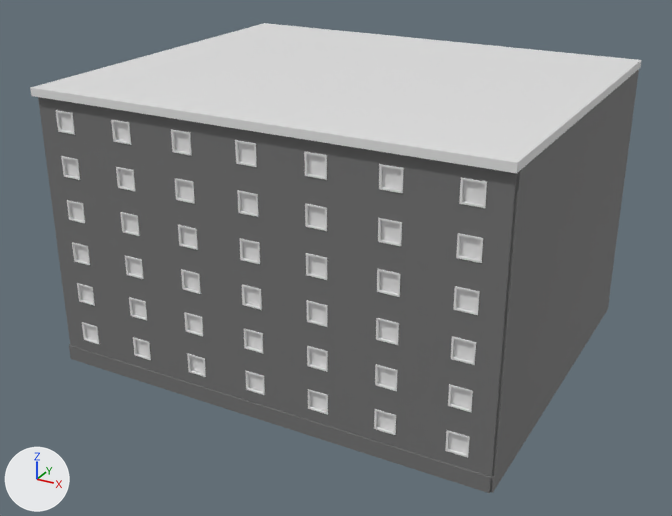
Two versions of the FBX model OSB3D/Assets/Prefabs/Import/Buildings/BR30_F06_01.fbx, one commit apart.
Both versions are drawn from a 50 mm camera at (19.7, -11.9, 31.4) aimed at (-7.9, 38.3, 6.3). Every picture has the same lights, and +X, +Y and +Z are marked at lower left. Where no turn or scale is listed for an object, it has been applied to the vertices.

The first picture shows 'BR30_F06_01'.
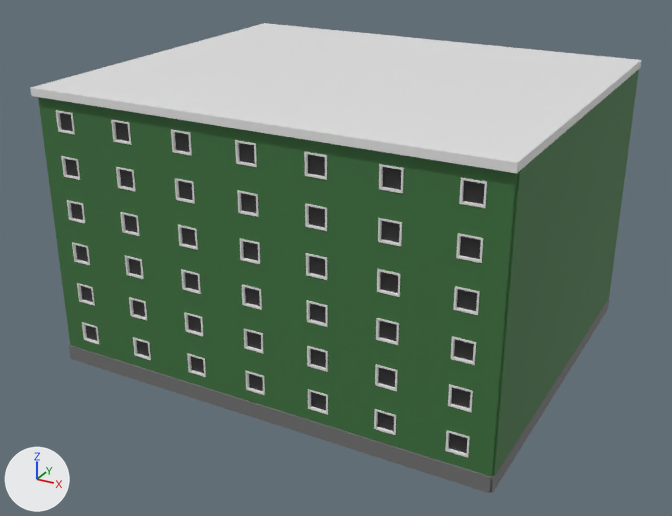
Boxes [x1, y1, x2, y2] around the edits, measured in the pictures (672 x 516 px):
'BR30_F06_01', recoloured (grey to green): [36, 68, 640, 479] in both

The change, as a diff of the scene's bpy script:
```diff
--- a/OSB3D/Assets/Prefabs/Import/Buildings/BR30_F06_01.fbx.py
+++ b/OSB3D/Assets/Prefabs/Import/Buildings/BR30_F06_01.fbx.py
@@ mat_facade_003 @@
 mat_facade_003 = principled_material('Facade.003')
-mat_facade_003.base_color = (0.168, 0.168, 0.168)  # grey #727272
+mat_facade_003.base_color = (0.0463, 0.168, 0.0476)  # dark green #3d723e
 mat_facade_003.roughness = 0.701
@@ mat_windowglass_003 @@
 mat_windowglass_003 = principled_material('WindowGlass.003')
-mat_windowglass_003.base_color = (0.8, 0.8, 0.8)  # white #e7e7e7
+mat_windowglass_003.base_color = (0.0262, 0.0262, 0.0262)  # black #2d2d2d
 mat_windowglass_003.roughness = 0.4
```
